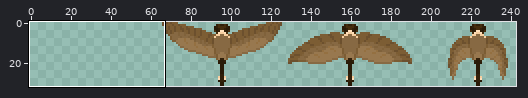
A sprite sheet gets an edit: assets/sprites/canada_goose.png. The first picture is a wide view before the edit; the outline marks the close-up.
Close-up. Earlier state:
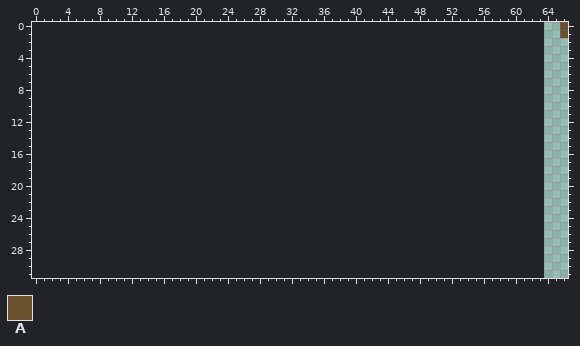
The file is 192x32 pixels. Colours within 5 levels of each other are drawn and written as one. Shown: x 0..66, y 0..31. The old version is drawn lined up with the new one, on the new canvas. The wide view leaves out empty margins.
Palette (. is transparent): A #6c502e
Pixels before, first column x 66:
0 A
1 A
And afterwards:
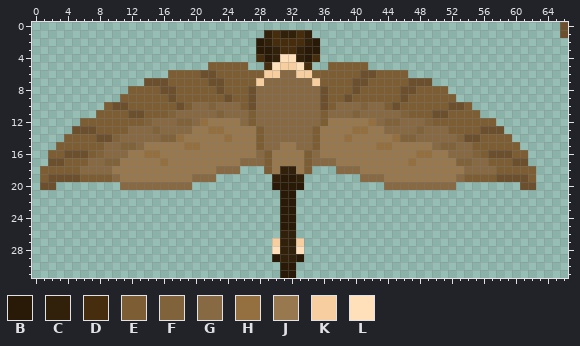
Colours new in this view: B #291a07  C #31200a  D #452d0e  E #7c5d34  F #80623b  G #876943  H #947041  J #98784f  K #f6ce9f  L #ffe0bb
Edits made:
canvas 192x32 -> 256x32, the old top-left corner now at 64,0
Changed rows in their new state; - is an unchanged pixel.
first column x 1:
 1 ----------------------------CDCCDC----------------------------
 2 ---------------------------BCDDDDCB---------------------------
 3 ---------------------------BBCDDCBB---------------------------
 4 ---------------------------DBCLLCBD---------------------------
 5 ---------------------EEEEE--DLKKLD--EEEEE---------------------
 6 ----------------EEEEAAEEEEEEKKGGKKEEEEEEAAEEEE----------------
 7 -------------AAAEEEEEAAEEEEKGGGGGGKEEEEAAEEEEEAAA-------------
 8 -----------EEEEAAEEEEEAEEEAGGGGGGGGAEEEAEEEEEAAEEEE-----------
 9 ----------EEEEEEAEEEEEEAEEAGGGGGGGGAEEAEEEEEEAEEEEEE----------
10 --------EAAEEEEEEAEGGFGGGEAGGGGGGGGAEGGGFGGEAEEEEEEAAE--------
11 -------EEEEAAEEEFGGGGGFGGGEGGGGGGGGEGGGFGGGGGFEEEAAEEEE-------
12 -----EEEEEEEEFGGGFFGHJJJJGEGGGGGGGGEJJJJJHGFFGGGFEEEEEEEE-----
13 ----AAAEEEEGGGFGGGGJJHHJJJJEGGGGGGEJJJJHHJJGGGGFGGGEEEEAAA----
14 ---EEEEAAFGGGGGFFHJJJJJHJJJEGGGGGGEJJJHJJJJJHFFGGGGGFAAEEEE---
15 --EEEEEEGGFFGJJJJJHHJJJJJJJEGGJJGGEJJJJJJJHHJJJJJGFFGGEEEEEE--
16 -EEAAAEFGGGJJHHJJJJJJJJJJJJGEJJJJEGJJJJJJJJJJJJHHJJGGGFEAAAEE-
17 -AAEEEGGFFJJJJJHJJJJJJJJJGGGEJJJJEGGGJJJJJJJJJHJJJJJFFGGEEEAA-
18 EEEEEGGGGJJJJJJJJJJJJJGGG---EJCCJE---GGGJJJJJJJJJJJJJGGGGEEEEE
19 EAAAAEEEEGJJJJJJJJJGGG-------CBBC-------GGGJJJJJJJJJGEEEEAAAAE
20 AA--------GGGGGGGGG----------BBBB----------GGGGGGGGG--------AA
21 ------------------------------BB------------------------------
22 ------------------------------BB------------------------------
23 ------------------------------BB------------------------------
24 ------------------------------BB------------------------------
25 ------------------------------BB------------------------------
26 ------------------------------CC------------------------------
27 -----------------------------KCCK-----------------------------
28 -----------------------------LCCL-----------------------------
29 -----------------------------BCCB-----------------------------
30 ------------------------------BB------------------------------
31 ------------------------------BB------------------------------
Where, in picture pixels (left, top, right, bottom), the same in both close-ups:
added: (40, 30, 536, 278)
